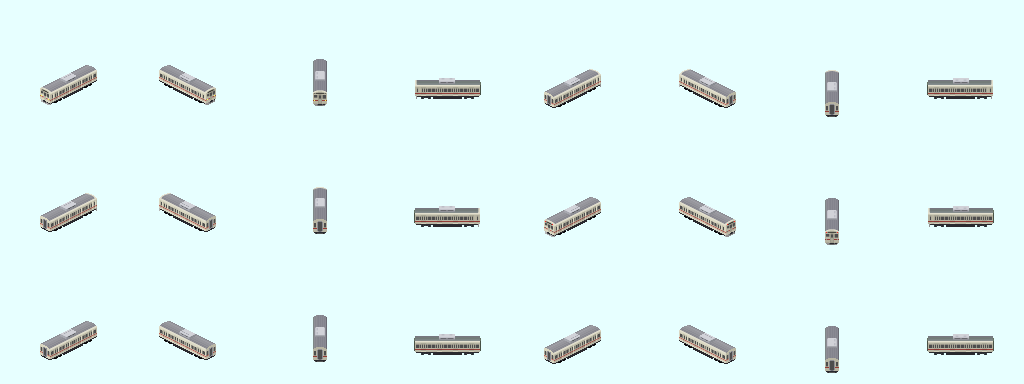
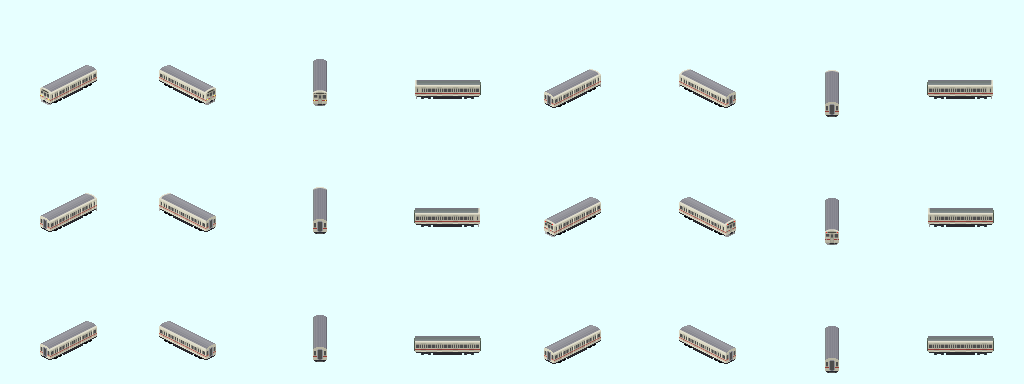
Comparing the layer stacks of the two (1024, 384) images. Changes:
hid group "b(集中冷房1)" (3 layers) over [60, 71, 969, 348]
